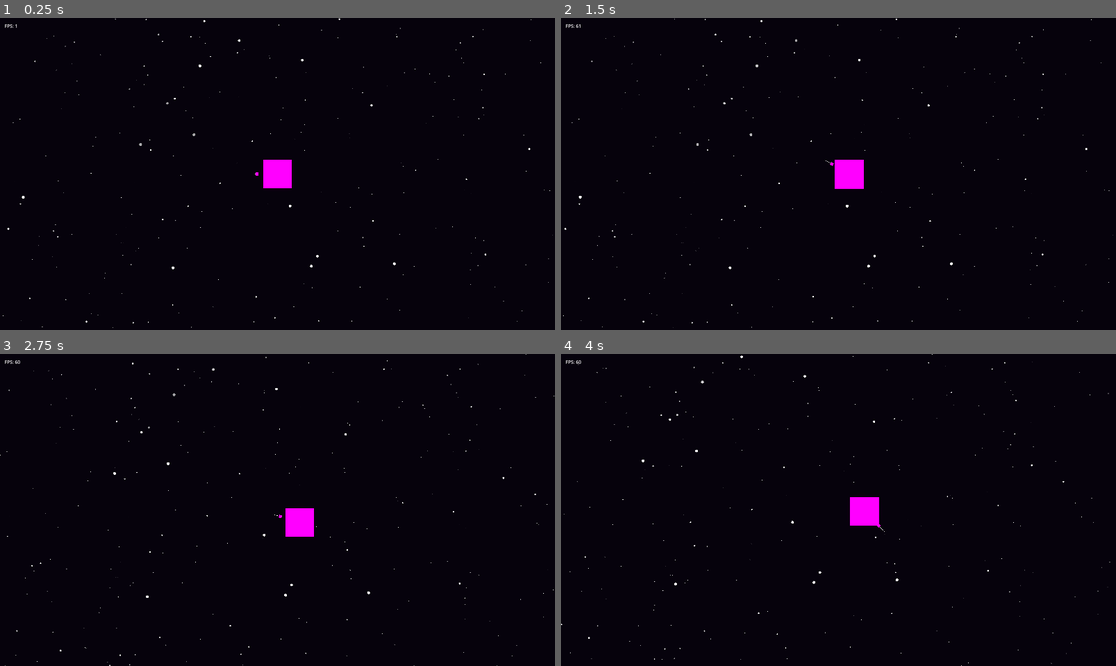
Above: before the commit, frames 1-4 (two rows, left to right).
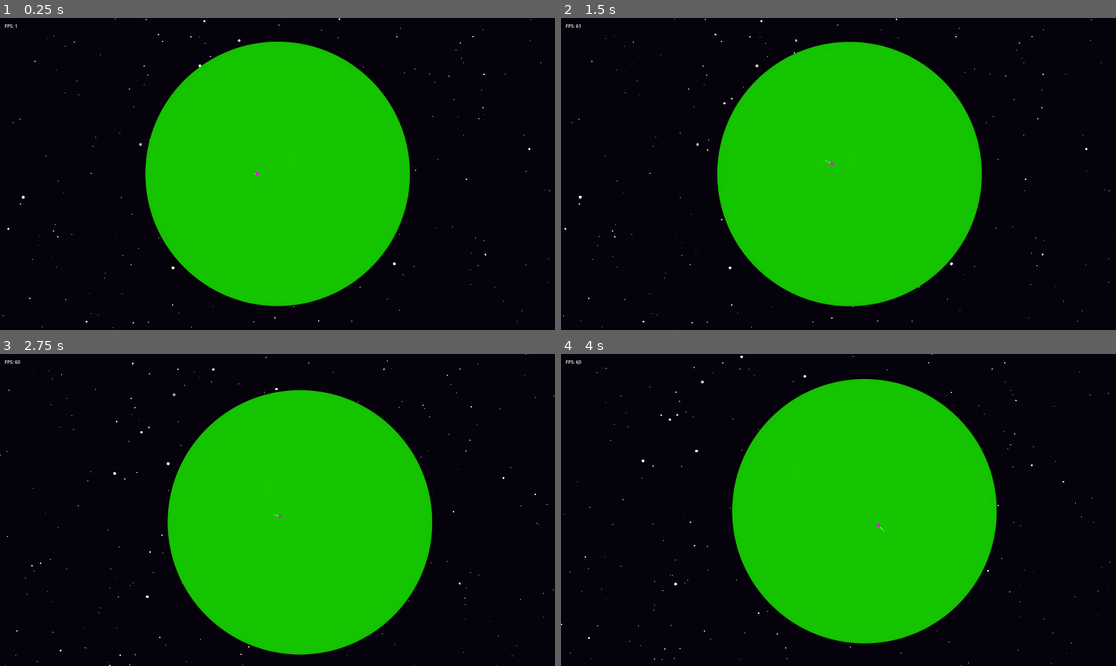
Above: after the commit, the same moments.

Repository: otDan/PlanetBlitz
Game: Godot game, scene res://main.tscn
The game is run twice, just before and just after one commit, with the same random seed, the same clock (stepped at 60 frames per second) and the same inputs.
Inputs:
- Up to frame 1 (0.25 s): no input
- Up to frame 2 (1.5 s): tap Enter at 0.5 s; hold Right (ui_right) 0.53-1.28 s; hold Down (ui_down) from 1.28 s (still down)
- Up to frame 3 (2.75 s): release Down (ui_down) at 2.03 s; hold Right (ui_right) from 2.03 s (still down)
- Up to frame 4 (4 s): release Right (ui_right) at 2.78 s; hold Up (ui_up) 2.78-3.53 s; hold Left (ui_left) from 3.53 s (still down)

The runs differ from the first frame. In frame 1, 32% of the frame differs, in the area x 26-74%, y 7-93%; in frame 2, 32%; in frame 3, 32%; in frame 4, 32%, in the area x 30-79%, y 8-93%.

Commit message:
feat: First game sounds

Diff:
--- /dev/null
+++ b/audio/game_bus_layout.tres
@@ -0,0 +1,15 @@
+[gd_resource type="AudioBusLayout" format=3 uid="uid://dywal0dxxl3dj"]
+
+[resource]
+bus/1/name = &"Effects"
+bus/1/solo = false
+bus/1/mute = false
+bus/1/bypass_fx = false
+bus/1/volume_db = 0.0
+bus/1/send = &"Master"
+bus/2/name = &"Noise"
+bus/2/solo = false
+bus/2/mute = false
+bus/2/bypass_fx = false
+bus/2/volume_db = 0.0
+bus/2/send = &"Master"
--- a/main.tscn
+++ b/main.tscn
@@ -1,15 +1,24 @@
-[gd_scene load_steps=8 format=3 uid="uid://bkeg2itkwy8vv"]
+[gd_scene load_steps=11 format=3 uid="uid://bkeg2itkwy8vv"]
 
 [ext_resource type="Script" path="res://follow_camera.gd" id="1_x6yc0"]
 [ext_resource type="PackedScene" uid="uid://dry3qo3lt13bc" path="res://player.tscn" id="2_80sai"]
 [ext_resource type="Environment" uid="uid://d08mq5h5li88u" path="res://space_envirnonment.tres" id="2_357tu"]
 [ext_resource type="Script" path="res://background.gd" id="4_yqjao"]
 [ext_resource type="Script" path="res://debug.gd" id="5_2tc34"]
+[ext_resource type="AudioStream" uid="uid://cp1omq5nfko4c" path="res://audio/sounds/noise/space_background_noise.mp3" id="6_x5a8e"]
+[ext_resource type="AudioStream" uid="uid://trl43xdj7qxw" path="res://audio/sounds/noise/space_background_noise_2.mp3" id="7_c4q7e"]
 
 [sub_resource type="PlaceholderTexture2D" id="PlaceholderTexture2D_hj3jg"]
 size = Vector2(100, 100)
 
 [sub_resource type="CameraAttributesPractical" id="CameraAttributesPractical_mi7su"]
+
+[sub_resource type="AudioStreamRandomizer" id="AudioStreamRandomizer_2w7r4"]
+streams_count = 2
+stream_0/stream = ExtResource("6_x5a8e")
+stream_0/weight = 1.0
+stream_1/stream = ExtResource("7_c4q7e")
+stream_1/weight = 1.0
 
 [node name="Main" type="Node"]
 
@@ -25,17 +34,21 @@
 radius = 70.0
 
 [node name="Background" type="ParallaxBackground" parent="."]
+follow_viewport_scale = 10.0
 script = ExtResource("4_yqjao")
 
 [node name="FarStars" type="ParallaxLayer" parent="Background"]
+z_index = -95
 motion_scale = Vector2(0.2, 0.2)
 motion_mirroring = Vector2(3000, 3000)
 
 [node name="Stars" type="ParallaxLayer" parent="Background"]
+z_index = -96
 motion_scale = Vector2(0.5, 0.5)
 motion_mirroring = Vector2(3000, 3000)
 
 [node name="CloseStars" type="ParallaxLayer" parent="Background"]
+z_index = -97
 motion_mirroring = Vector2(3000, 3000)
 
 [node name="WorldEnvironment" type="WorldEnvironment" parent="."]
@@ -74,3 +87,10 @@
 [node name="Fps" type="Label" parent="CanvasLayer/Debug/Display/MarginContainer/VBoxContainer"]
 layout_mode = 2
 text = "FPS: %fps%"
+
+[node name="AudioStreamPlayer" type="AudioStreamPlayer" parent="."]
+stream = SubResource("AudioStreamRandomizer_2w7r4")
+volume_db = -10.694
+pitch_scale = 0.71
+autoplay = true
+bus = &"Noise"
--- a/player.gd
+++ b/player.gd
@@ -6,18 +6,22 @@
 @export var acceleration: float = 150.0  # Adjust the acceleration as needed
 @export var deceleration: float = 2.0  # Adjust the deceleration as needed
 
-var thruster: Sprite2D
+@export var thruster: Sprite2D
+@export var thruster_audio: AudioStreamPlayer2D
+
 var velocity: Vector2 = Vector2.ZERO
 
 
 func _ready():
-	thruster = $Planet/Thruster
 	thruster.rotation = targetRotation
 	thruster.position = Vector2(radius, 0).rotated(thruster.rotation) + $Planet.position
 
 
 func _process(delta):
 	var inputDirection = Vector2.ZERO
+
+#	var stickInput = Vector2(Input.get_joy_axis(0, JOY_AXIS_LEFT_X), Input.get_joy_axis(0, JOY_AXIS_LEFT_Y))
+#	inputDirection = stickInput.normalized()
 
 	if Input.is_action_pressed("ui_up"):
 		inputDirection.y -= 1.0
@@ -30,9 +34,13 @@
 
 	if inputDirection != Vector2.ZERO:
 		targetRotation = inputDirection.angle() + PI
+		thruster.rotation = lerp_angle(thruster.rotation, targetRotation, rotationSpeed * delta)
+		thruster.position = Vector2(radius, 0).rotated(thruster.rotation) + $Planet.position
+		thruster_audio.play()
+		print(thruster_audio.playing)
+	else:
+		thruster_audio.stop()
 
-	thruster.rotation = lerp_angle(thruster.rotation, targetRotation, rotationSpeed * delta)
-	thruster.position = Vector2(radius, 0).rotated(thruster.rotation) + $Planet.position
 
 	if inputDirection != Vector2.ZERO:
 		var desiredVelocity = (thruster.position - $Planet.position).normalized() * acceleration
--- a/player.tscn
+++ b/player.tscn
@@ -1,15 +1,19 @@
-[gd_scene load_steps=6 format=3 uid="uid://dry3qo3lt13bc"]
+[gd_scene load_steps=8 format=3 uid="uid://dry3qo3lt13bc"]
 
 [ext_resource type="Script" path="res://player.gd" id="1_wvaby"]
+[ext_resource type="Texture2D" uid="uid://dwocvptbnldog" path="res://planet.png" id="2_fvpvi"]
+[ext_resource type="AudioStream" uid="uid://bmenkjfdud6j3" path="res://audio/sounds/rocket_engine.mp3" id="3_e63h5"]
 
 [sub_resource type="CircleShape2D" id="CircleShape2D_ctx3f"]
 radius = 55.0
 
-[sub_resource type="PlaceholderTexture2D" id="PlaceholderTexture2D_gequb"]
-size = Vector2(100, 100)
-
 [sub_resource type="PlaceholderTexture2D" id="PlaceholderTexture2D_1hjwx"]
 size = Vector2(10, 10)
+
+[sub_resource type="AudioStreamRandomizer" id="AudioStreamRandomizer_ersu5"]
+streams_count = 1
+stream_0/stream = ExtResource("3_e63h5")
+stream_0/weight = 1.0
 
 [sub_resource type="ParticleProcessMaterial" id="ParticleProcessMaterial_wlk5p"]
 particle_flag_disable_z = true
@@ -17,9 +21,11 @@
 orbit_velocity_min = 0.0
 orbit_velocity_max = 0.0
 
-[node name="Player" type="Node2D"]
+[node name="Player" type="Node2D" node_paths=PackedStringArray("thruster", "thruster_audio")]
 script = ExtResource("1_wvaby")
 rotationSpeed = 2.0
+thruster = NodePath("Planet/Thruster")
+thruster_audio = NodePath("Planet/Thruster/ThrusterEngine")
 
 [node name="RigidBody2D" type="RigidBody2D" parent="."]
 
@@ -27,11 +33,18 @@
 shape = SubResource("CircleShape2D_ctx3f")
 
 [node name="Planet" type="Sprite2D" parent="."]
-texture = SubResource("PlaceholderTexture2D_gequb")
+texture = ExtResource("2_fvpvi")
 
 [node name="Thruster" type="Sprite2D" parent="Planet"]
 position = Vector2(-100, 0)
 texture = SubResource("PlaceholderTexture2D_1hjwx")
+
+[node name="ThrusterEngine" type="AudioStreamPlayer2D" parent="Planet/Thruster"]
+stream = SubResource("AudioStreamRandomizer_ersu5")
+pitch_scale = 0.75
+autoplay = true
+max_distance = 17539.0
+bus = &"Effects"
 
 [node name="GPUParticles2D" type="GPUParticles2D" parent="Planet/Thruster"]
 position = Vector2(6, 0)
Not shown, added: audio/sounds/noise/space_background_noise.mp3.import
Not shown, added: audio/sounds/noise/space_background_noise_2.mp3.import
Not shown, added: audio/sounds/rocket_engine.mp3.import
Not shown, added: audio/sounds/space-sound-hi-low-109574.mp3.import
Binary file changed: planet.png
Not shown, added: audio/sounds/noise/space_background_noise.mp3
Not shown, added: audio/sounds/noise/space_background_noise_2.mp3
Not shown, added: audio/sounds/rocket_engine.mp3
